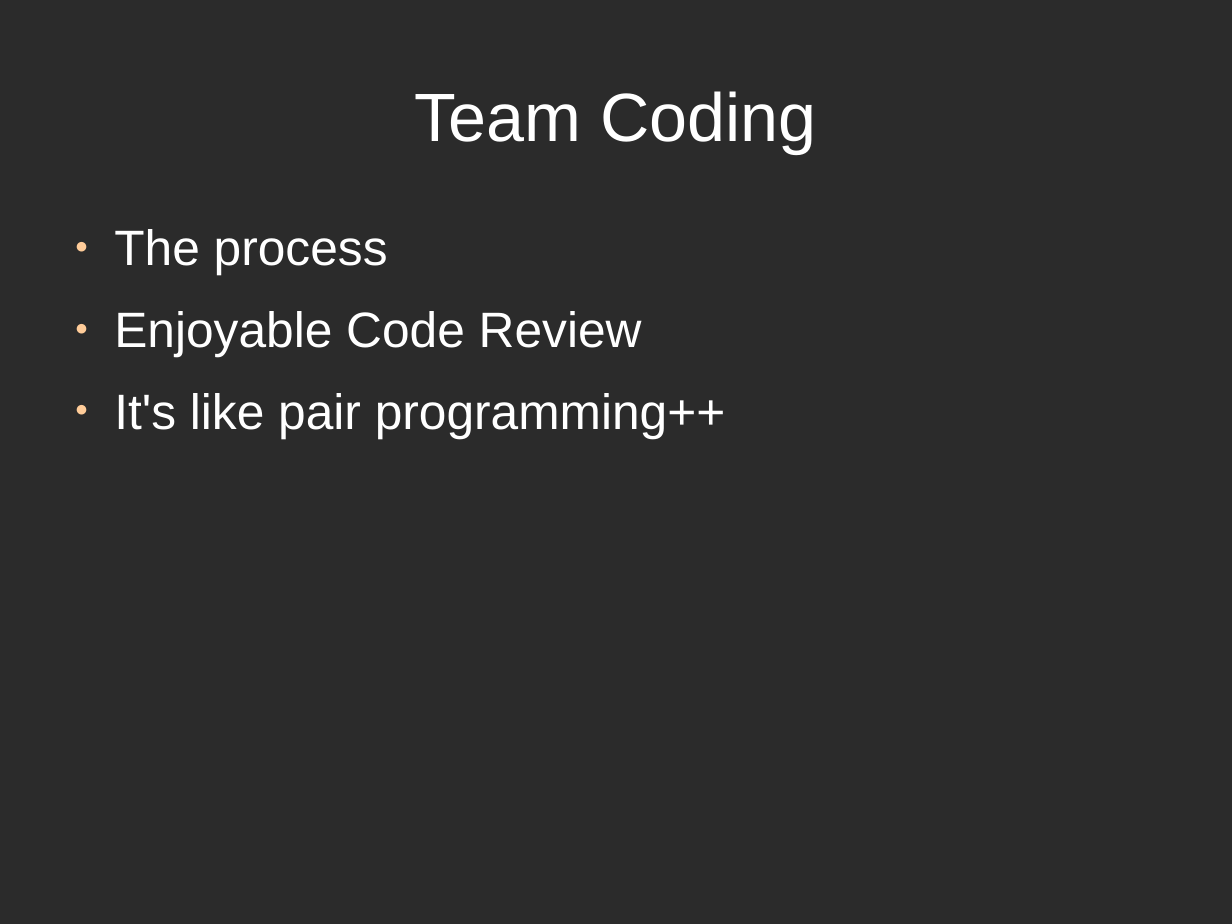
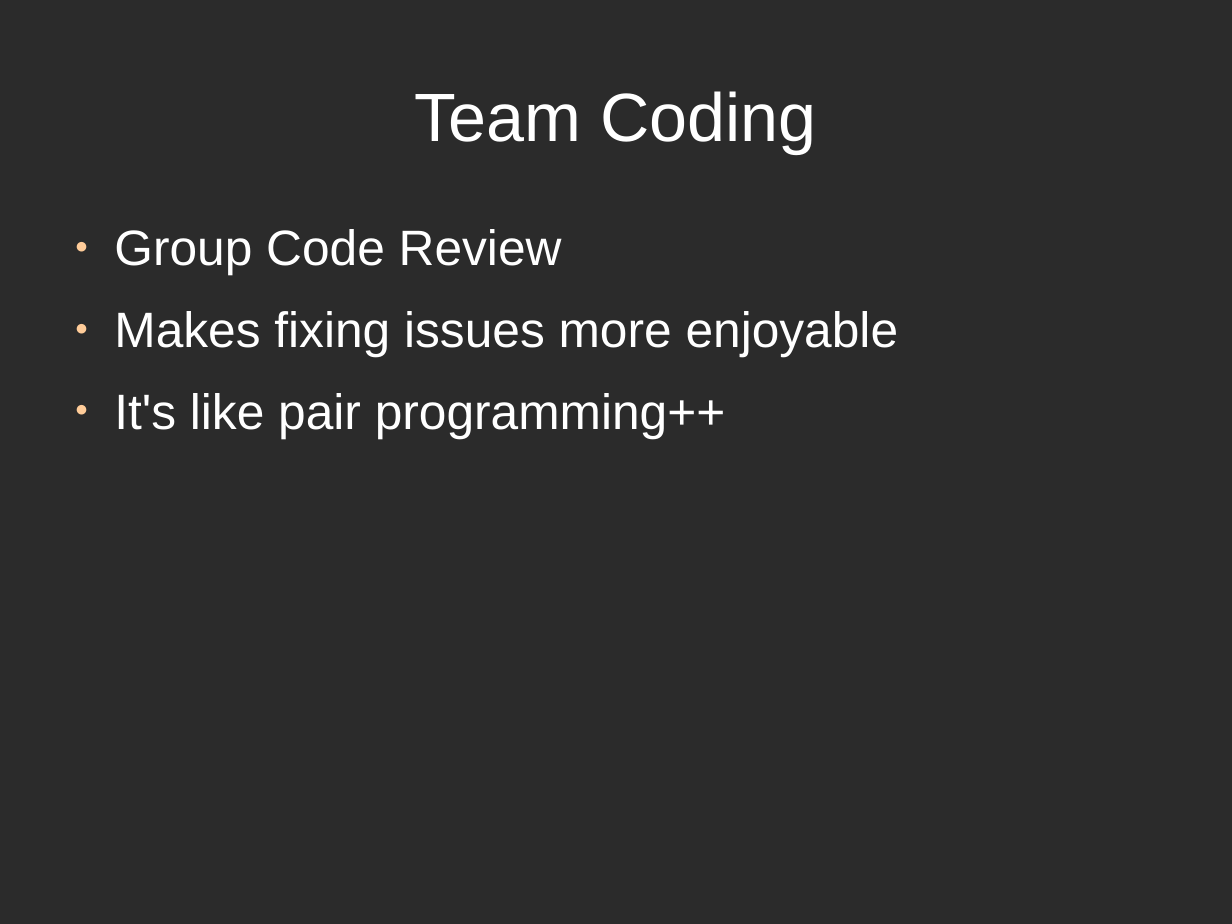
Before and after one commit to directrix1/se2, a slide deck: slide 14 of wip/SE2Presentation.odp. Drawn at 1232x924 pixels with LibreOffice and Linux fonts; fonts in the diff are those of the drawing; background and template pictures are left out; a plain dark background stands for a picture behind light text. Boxes give left, top, right and bottom in pixels: in the first picture for what was removed or moved away, otherwise in the second. Text is boxed around its words. In the diff, an @@ line names an element or a change of style, - is before the commit and + after.

```diff
--- a/wip/SE2Presentation.odp
+++ b/wip/SE2Presentation.odp
@@ text at (114,229,899,357): text changed @@
-● The process
-● Enjoyable Code Review
+● Group Code Review
+● Makes fixing issues more enjoyable
```
Also in this commit, not shown: 2 other slides changed, 1 slide removed.
